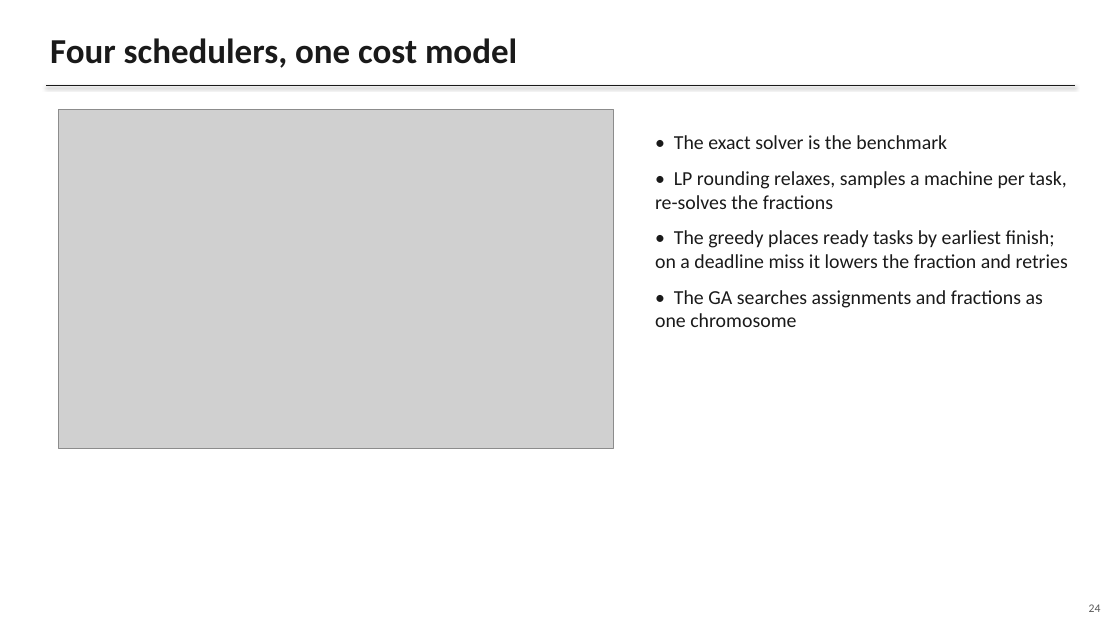
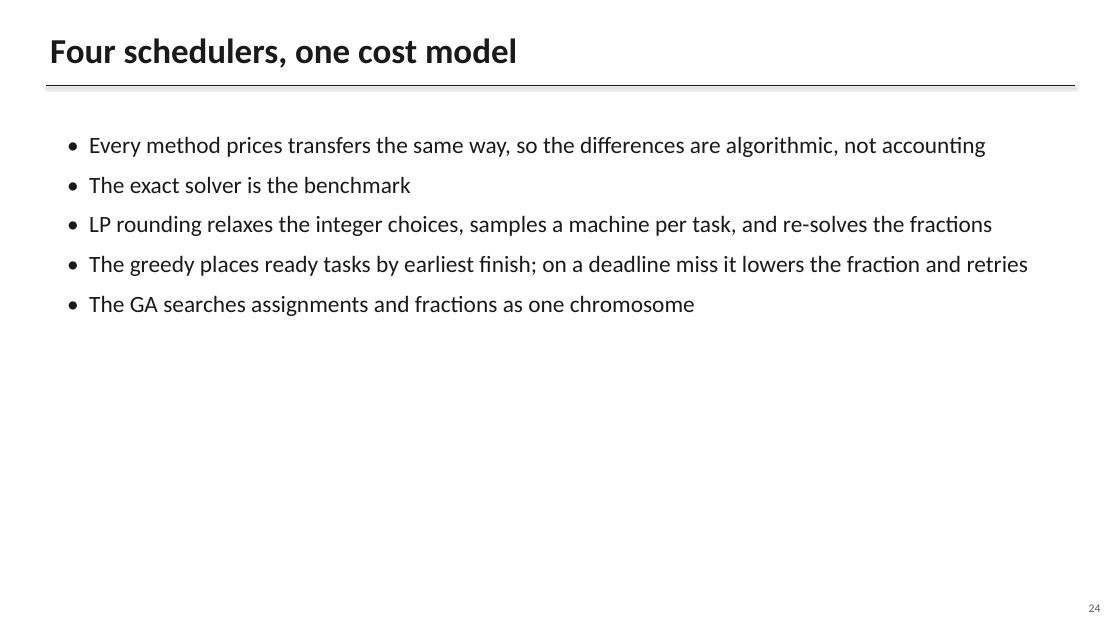
Before and after one commit to gayanigupta/data-aware-scheduling, a slide deck: slide 24 of slides/data-aware-scheduling.pptx. Drawn at 1120x630 pixels with LibreOffice and Linux fonts; fonts in the diff are those of the drawing; grey boxes stand for pictures. Boxes give left, top, right and bottom in pixels: in the first picture for what was removed or moved away, otherwise in the second. Text is boxed around its words. In the diff, an @@ line names an element or a change of style, - is before the commit and + after.

```diff
--- a/slides/data-aware-scheduling.pptx
+++ b/slides/data-aware-scheduling.pptx
@@ picture removed at (59,109,613,448) @@
@@ text "• Every method prices transfers ...": place and size @@
-text "• Every method prices transfers ..." at (655,135,1068,327)
+text "• Every method prices transfers ..." at (89,136,1028,316)
@@ text at (89,136,986,157): paragraph added @@
+• Every method prices transfers the same way, so the differences are algorithmic, not accounting
@@ text at (89,176,1028,316): size 17 to 20 pt in "• The exact solver is the benchmark", "• The greedy places ready tasks by ...", "• The GA searches assignments and fractions ..." @@
@@ text at (89,215,993,236): text changed; size 17 to 20 pt @@
-• LP rounding relaxes, samples a machine per task, re-solves the fractions
+• LP rounding relaxes the integer choices, samples a machine per task, and re-solves the fractions
```
Also in this commit, not shown: 8 other files.
